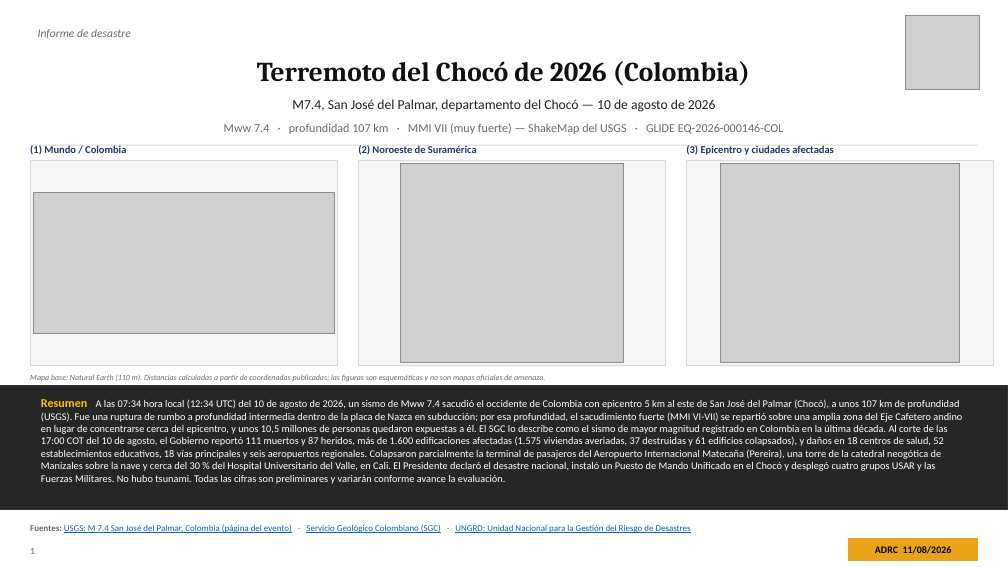
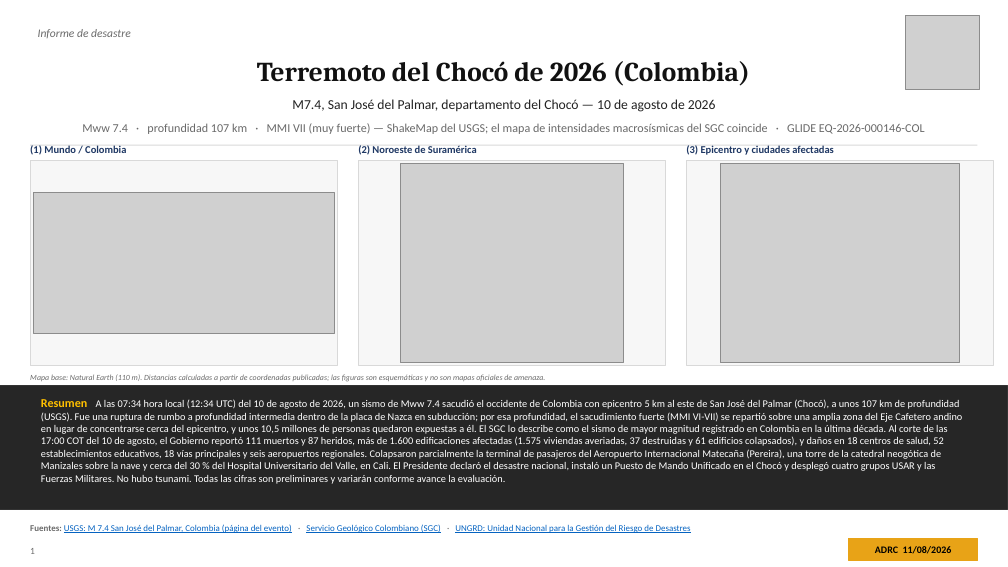
Before and after one commit to kochobi-max/whatsmap, a slide deck: slide 1 of reports/colombia_eq_20260810/output/ADRC_EQ_COL_Choco_20260810_ES.pptx. Drawn at 1008x567 pixels with LibreOffice and Linux fonts; fonts in the diff are those of the drawing; grey boxes stand for pictures. Boxes give left, top, right and bottom in pixels: in the first picture for what was removed or moved away, otherwise in the second. Text is boxed around its words. In the diff, an @@ line names an element or a change of style, - is before the commit and + after.

```diff
--- a/reports/colombia_eq_20260810/output/ADRC_EQ_COL_Choco_20260810_ES.pptx
+++ b/reports/colombia_eq_20260810/output/ADRC_EQ_COL_Choco_20260810_ES.pptx
@@ text at [82,123,925,134]: text changed @@
-Mww 7.4 · profundidad 107 km · MMI VII (muy fuerte) — ShakeMap del USGS · GLIDE EQ-2026-000146-COL
+Mww 7.4 · profundidad 107 km · MMI VII (muy fuerte) — ShakeMap del USGS; el mapa de intensidades macrosísmicas del SGC coincide · GLIDE EQ-2026-000146-COL
```
Also in this commit, not shown: 17 other slides changed, 1 slide added, 11 other files.
